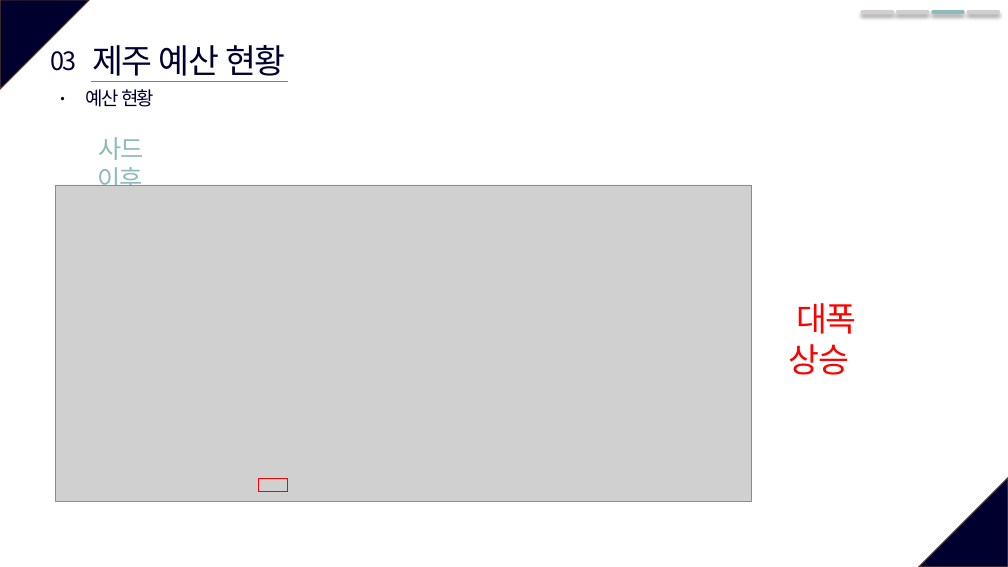
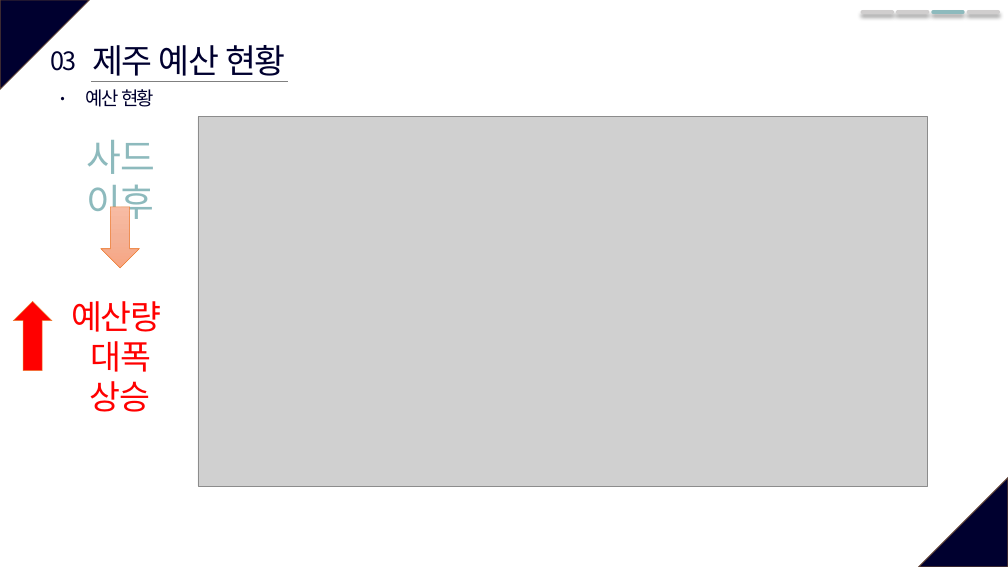
Before and after one commit to so-jeong0127/6-project, a slide deck: slide 13 of 6조_외부환경영향.pptx. Drawn at 1008x567 pixels with LibreOffice and Linux fonts; fonts in the diff are those of the drawing; grey boxes stand for pictures. Boxes give left, top, right and bottom in pixels: in the first picture for what was removed or moved away, otherwise in the second. Text is boxed around its words. In the diff, an @@ line names an element or a change of style, - is before the commit and + after.

```diff
--- a/6조_외부환경영향.pptx
+++ b/6조_외부환경영향.pptx
@@ picture: place and size @@
-picture at [55,185,752,501]
+picture at [198,117,928,486]
@@ text "사드 이후": place and size @@
-text "사드 이후" at [98,137,143,186]
+text "사드 이후" at [86,140,155,227]
@@ text "사드 이후" at [86,140,155,227]: size 24 to 36 pt @@
@@ down arrow added at [101,207,140,268], fill gradient #F7BDA5 to #F5B196 to #F8A582, outline #ED7D31 0.5 pt @@
@@ text "예산량": place and size @@
-text "예산량" at [789,303,857,375]
+text "예산량" at [71,301,161,412]
@@ down arrow added at [14,302,52,371], fill #FF0000, outline #ED7D31 0.5 pt @@
@@ text at [71,301,161,332]: paragraph added @@
+예산량
@@ text at [90,341,151,412]: alignment left to centre @@
@@ rectangle removed at [259,479,287,492] @@
```
Also in this commit, not shown: 2 other slides changed.
